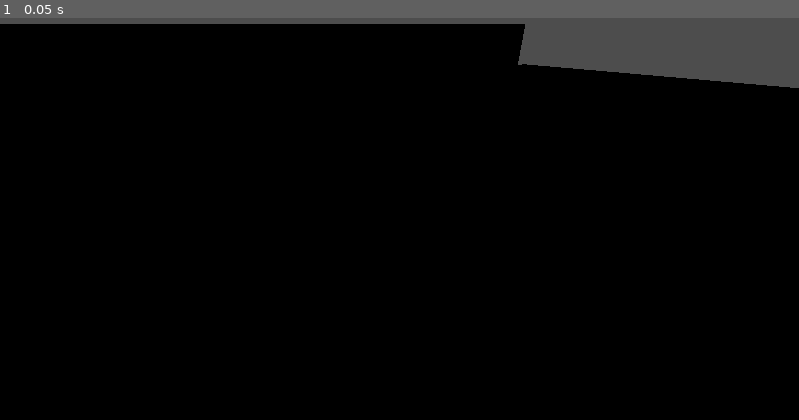
Above: before the commit, frame 1.
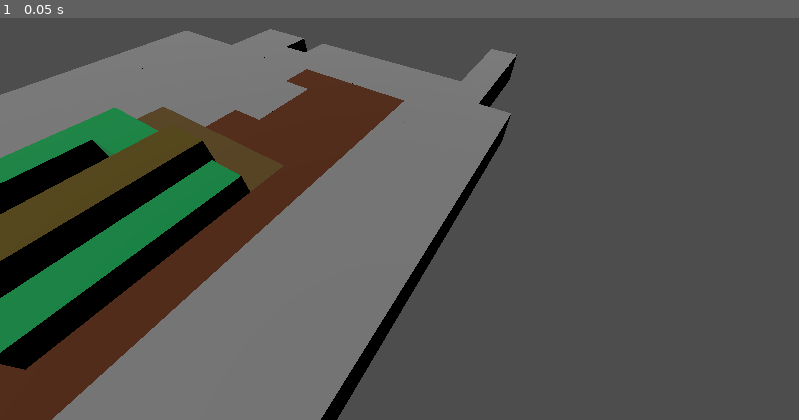
Above: after the commit, the same moment.

Repository: 100-Devs-1-Game/AsteroidFarming
Game: Godot game, scene res://scenes/main_scene.tscn
Same seed, same stepped clock (60 frames per second), same inputs: the game is played once before the commit and once after it.
Inputs:
- Up to frame 1 (0.05 s): no input

The runs differ from the first frame. In frame 1, 88% of the frame differs, in the area x 0-100%, y 1-100%.

Commit message:
Lights
(and preparing for 2D level editor)

Diff:
--- /dev/null
+++ b/src/scenes/main_camera.gd
@@ -0,0 +1,10 @@
+class_name MainCamera extends Camera3D
+
+# Called when the node enters the scene tree for the first time.
+func _ready() -> void:
+	pass # Replace with function body.
+
+
+# Called every frame. 'delta' is the elapsed time since the previous frame.
+func _process(delta: float) -> void:
+	pass
--- a/src/scenes/main_scene.tscn
+++ b/src/scenes/main_scene.tscn
@@ -1,11 +1,13 @@
-[gd_scene load_steps=2 format=3 uid="uid://bpfx6pu5068uy"]
+[gd_scene load_steps=3 format=3 uid="uid://bpfx6pu5068uy"]
 
+[ext_resource type="Script" uid="uid://qmqny13dn51b" path="res://scenes/main_camera.gd" id="1_pw63i"]
 [ext_resource type="MeshLibrary" uid="uid://dj2gwxmun3byt" path="res://assets/tiles/TestMeshLibrary.tres" id="1_w2twt"]
 
 [node name="Main Scene" type="Node3D"]
 
-[node name="Camera3D" type="Camera3D" parent="."]
-transform = Transform3D(0.704213, -0.35915, 0.61245, 0, 0.86262, 0.505853, -0.709989, -0.356228, 0.607468, 3, 2, 3)
+[node name="Main Camera" type="Camera3D" parent="."]
+transform = Transform3D(0.855978, -0.38787, 0.341845, 0, 0.661194, 0.750215, -0.517011, -0.642168, 0.565968, 8.04814, 5.78879, 3)
+script = ExtResource("1_pw63i")
 
 [node name="GridMap" type="GridMap" parent="."]
 mesh_library = ExtResource("1_w2twt")
@@ -14,3 +16,6 @@
 "cells": PackedInt32Array(0, 65535, 1, 65535, 1, 4, 65535, 4, 5, 65535, 2, 2, 65535, 3, 2, 0, 3, 2, 0, 4, 5, 1, 4, 5, 1 …(2650 unchanged characters)…
 }
 metadata/_editor_floor_ = Vector3(0, 0, 0)
+
+[node name="DirectionalLight3D" type="DirectionalLight3D" parent="."]
+transform = Transform3D(0.710026, 0.546721, -0.443801, 0, 0.630242, 0.776399, 0.704176, -0.551263, 0.447488, 17.8139, 8.63472, 0)
Binary file added: src/assets/tiles/physical.png
Not shown, added: src/assets/tiles/physical.png.import
Not shown, added: src/scenes/main_camera.gd.uid
